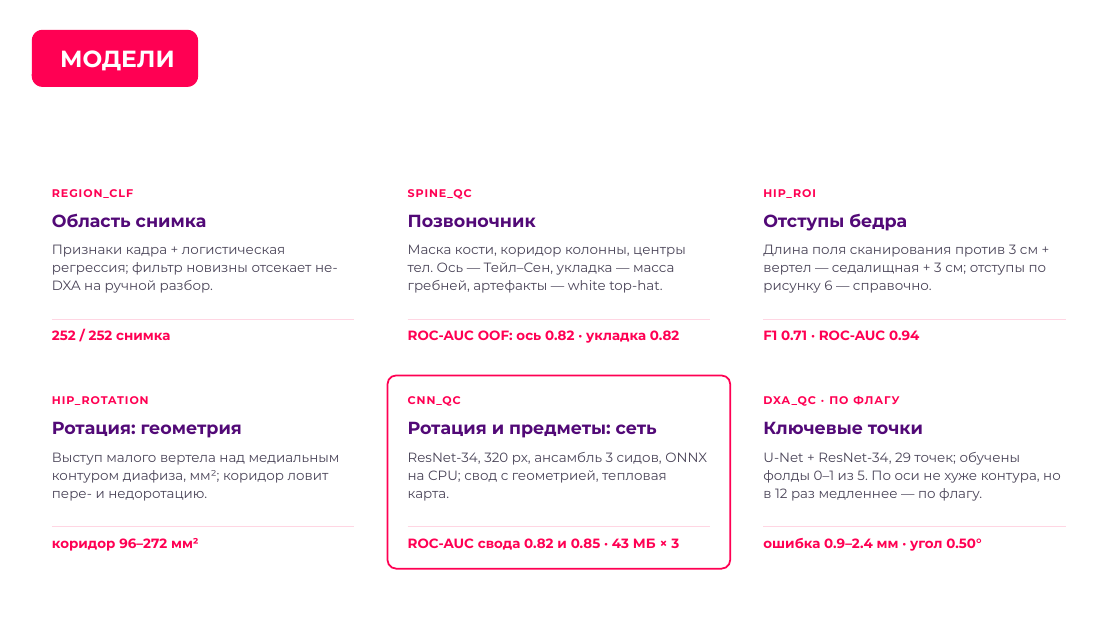
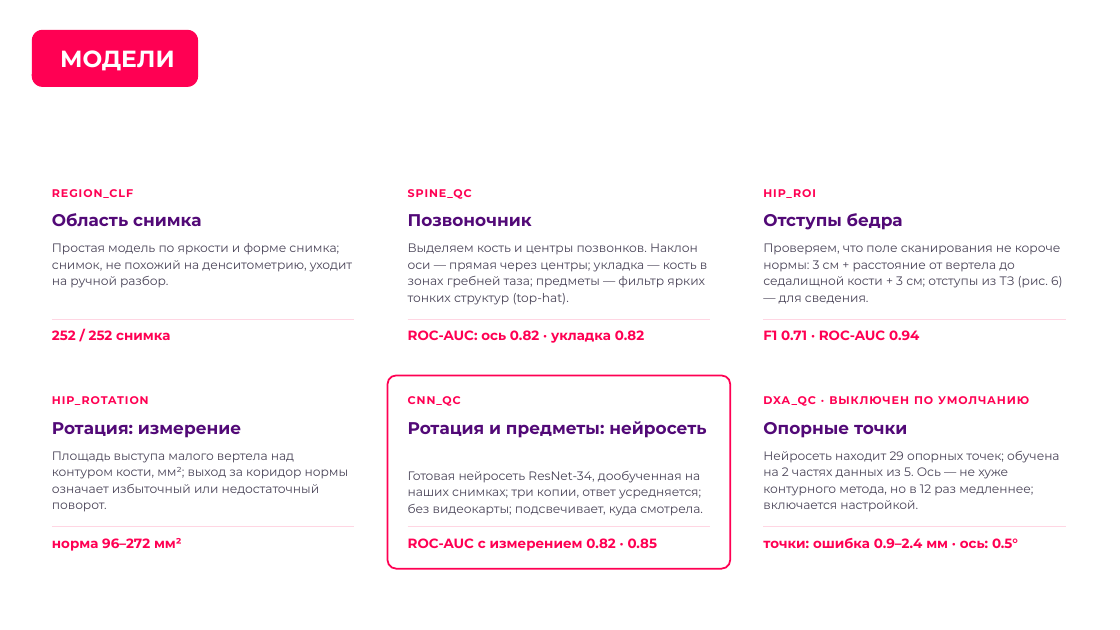
Before and after one commit to theorcos239/LCT_2026, a slide deck: slide 12 of docs/presentation/DXA_QC_pitch.pptx. Drawn at 1120x630 pixels with LibreOffice and Linux fonts; fonts in the diff are those of the drawing; background and template pictures are left out. Boxes give left, top, right and bottom in pixels: in the first picture for what was removed or moved away, otherwise in the second. Text is boxed around its words. In the diff, an @@ line names an element or a change of style, - is before the commit and + after.

```diff
--- a/docs/presentation/DXA_QC_pitch.pptx
+++ b/docs/presentation/DXA_QC_pitch.pptx
@@ size 15 to 14.5 pt in 3 elements at (52,213,202,227), (408,214,532,226), (763,213,903,230) @@
@@ text at (52,243,352,288): text changed; size 11.5 to 10.5 pt @@
-Признаки кадра + логистическая регрессия; фильтр новизны отсекает не-DXA на ручной разбор.
+Простая модель по яркости и форме снимка; снимок, не похожий на денситометрию, уходит на ручной разбор.
@@ text at (408,243,707,305): text changed; size 11.5 to 10.5 pt @@
-Маска кости, коридор колонны, центры тел. Ось — Тейл–Сен, укладка — масса гребней, артефакты — white top-hat.
+Выделяем кость и центры позвонков. Наклон оси — прямая через центры; укладка — кость в зонах гребней таза; предметы — фильтр ярких тонких структур (top-hat).
@@ text at (763,243,1062,304): text changed; size 11.5 to 10.5 pt @@
-Длина поля сканирования против 3 см + вертел — седалищная + 3 см; отступы по рисунку 6 — справочно.
+Проверяем, что поле сканирования не короче нормы: 3 см + расстояние от вертела до седалищной кости + 3 см; отступы из ТЗ (рис. 6) — для сведения.
@@ text at (408,330,644,343): text changed @@
-ROC-AUC OOF: ось 0.82 · укладка 0.82
+ROC-AUC: ось 0.82 · укладка 0.82
@@ text at (763,396,1029,406): text changed @@
-DXA_QC · ПО ФЛАГУ
+DXA_QC · ВЫКЛЮЧЕН ПО УМОЛЧАНИЮ
@@ text at (52,422,242,438): text changed; size 15 to 14.5 pt @@
-Ротация: геометрия
+Ротация: измерение
@@ text at (408,421,706,438): text changed; size 15 to 14.5 pt @@
-Ротация и предметы: сеть
+Ротация и предметы: нейросеть
@@ text at (763,422,907,438): text changed; size 15 to 14.5 pt @@
-Ключевые точки
+Опорные точки
@@ text at (52,451,348,512): text changed; size 11.5 to 10.5 pt @@
-Выступ малого вертела над медиальным контуром диафиза, мм²; коридор ловит пере- и недоротацию.
+Площадь выступа малого вертела над контуром кости, мм²; выход за коридор нормы означает избыточный или недостаточный поворот.
@@ text at (408,471,703,516): text changed; size 11.5 to 10.5 pt @@
-ResNet-34, 320 px, ансамбль 3 сидов, ONNX на CPU; свод с геометрией, тепловая карта.
+Готовая нейросеть ResNet-34, дообученная на наших снимках; три копии, ответ усредняется; без видеокарты; подсвечивает, куда смотрела.
@@ text at (763,451,1060,512): text changed; size 11.5 to 10.5 pt @@
-U-Net + ResNet-34, 29 точек; обучены фолды 0–1 из 5. По оси не хуже контура, но в 12 раз медленнее — по флагу.
+Нейросеть находит 29 опорных точек; обучена на 2 частях данных из 5. Ось — не хуже контурного метода, но в 12 раз медленнее; включается настройкой.
@@ text at (52,538,182,551): text changed @@
-коридор 96–272 мм²
+норма 96–272 мм²
@@ text at (408,538,657,551): text changed @@
-ROC-AUC свода 0.82 и 0.85 · 43 МБ × 3
+ROC-AUC с измерением 0.82 · 0.85
@@ text at (763,538,1018,548): text changed @@
-ошибка 0.9–2.4 мм · угол 0.50°
+точки: ошибка 0.9–2.4 мм · ось: 0.5°
```
Also in this commit, not shown: 23 other slides changed, 1 slide added, 1 slide removed, 32 other files.
